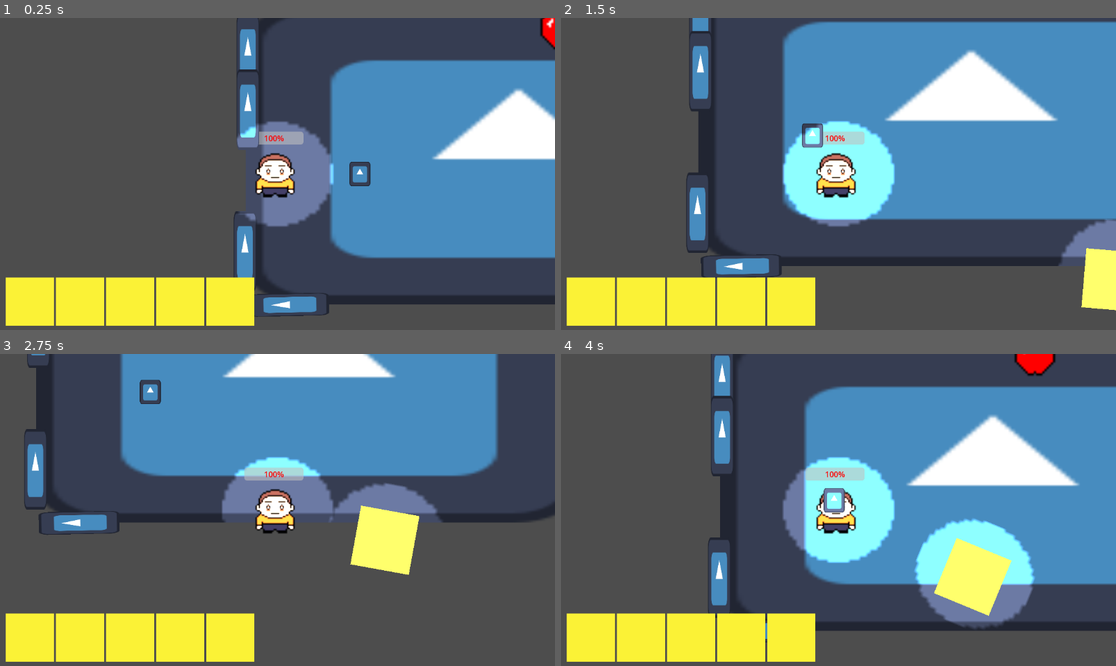
Above: before the commit, frames 1-4 (two rows, left to right).
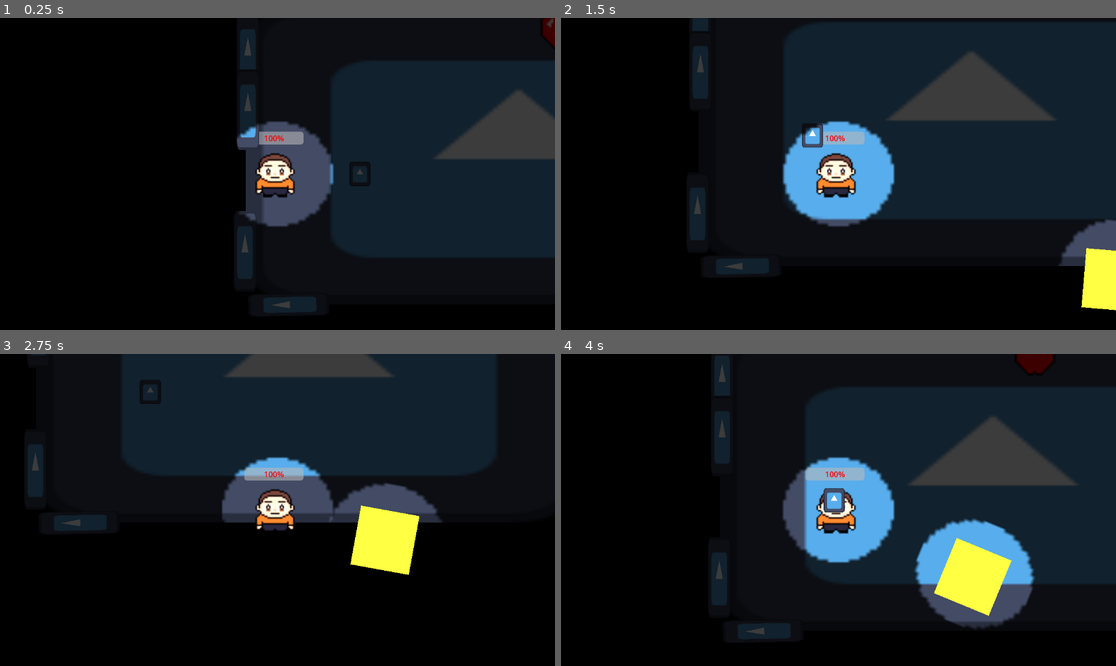
Above: after the commit, the same moments.

Repository: bryanmejiapalma/The-Matrix-Studio
Game: Godot game, scene res://game.tscn
Same seed, same stepped clock (60 frames per second), same inputs: the game is played once before the commit and once after it. This scene is started directly instead of the project's main scene. The engine's default icon, where the game draws it, is replaced by a stand-in: a white triangle on a blue panel in a dark square.
Inputs (mouse positions are in pixels of both pictures, inside the frame that each line leads up to):
- Up to frame 1 (0.25 s): no input
- Up to frame 2 (1.5 s): tap Enter at 0.5 s; move the mouse to (960, 158) at 0.52 s; hold D (ui_right) 0.53-1.28 s; tap E (interact) at 0.6 s; click (960, 158) at 0.67 s; move the mouse to (727, 189) at 1.27 s; hold S (ui_down) from 1.28 s (still down); tap Shift (boost) at 1.35 s; click (727, 189) at 1.42 s
- Up to frame 3 (2.75 s): tap E (interact) at 1.55, 2.1 s; move the mouse to (333, 441) at 2.02 s; release S (ui_down) at 2.03 s; hold D (ui_right) from 2.03 s (still down); click (333, 441) at 2.17 s
- Up to frame 4 (4 s): move the mouse to (810, 572) at 2.77 s; release D (ui_right) at 2.78 s; hold W (ui_up) 2.78-3.53 s; tap E (interact) at 2.85, 3.8 s; click (810, 572) at 2.92 s; move the mouse to (1005, 556) at 3.52 s; hold A (ui_left) from 3.53 s (still down); hold Shift (boost) from 3.53 s (still down); click (1005, 556) at 3.67 s

The runs differ from the first frame. In frame 1, 100% of the frame differs, in the area x 0-100%, y 0-100%; in frame 2, 100%; in frame 3, 100%; in frame 4, 100%.

Commit message:
fix invenory at home

Diff:
--- a/Player.tscn
+++ b/Player.tscn
@@ -9,6 +9,9 @@
 
 [sub_resource type="CircleShape2D" id="CircleShape2D_e80uo"]
 radius = 29.48255
+
+[sub_resource type="CircleShape2D" id="CircleShape2D_kne1u"]
+radius = 38.013157
 
 [node name="Player" type="CharacterBody2D"]
 position = Vector2(124, 89)
@@ -62,4 +65,11 @@
 patch_margin_right = 2
 patch_margin_bottom = 2
 
+[node name="CollisionShape2D2" type="CollisionShape2D" parent="."]
+unique_name_in_owner = true
+position = Vector2(-5, -7)
+shape = SubResource("CircleShape2D_kne1u")
+
+[node name="AnimatedSprite2D" type="AnimatedSprite2D" parent="."]
+
 [connection signal="timeout" from="Timer" to="." method="_on_timer_timeout"]
--- a/baseball_bat.gd
+++ b/baseball_bat.gd
@@ -2,6 +2,7 @@
 
 @onready var shape = $CollisionShape2D
 
+# Variables for state
 var is_held = false
 var player_in_range = null
 var can_swing = true
@@ -13,14 +14,14 @@
 	collision_mask = 1 # Initial: Look for Player
 
 func _process(_delta: float) -> void:
-	# Check for "E" press
+	# Check for Interact key
 	if Input.is_action_just_pressed("interact"):
 		if not is_held and player_in_range != null:
 			pick_up(player_in_range)
 		elif is_held:
 			drop_bat()
 
-	# Swing logic: Left click
+	# Swing logic
 	if is_held and can_swing:
 		if Input.is_mouse_button_pressed(MOUSE_BUTTON_LEFT):
 			swing()
@@ -39,33 +40,42 @@
 	is_held = true
 	player_in_range = null
 
-	# Move from Ground to Player
-	get_parent().remove_child(self)
+	# --- UNIQUE NAME SPRITE LOGIC ---
+	# We find the inventory and hand over the texture from the %Unique Sprite
+	var inv = player_node.get_node_or_null("Inventory")
+	if inv:
+		# IMPORTANT: Change '%Sprite2D' to the exact unique name you gave it
+		if has_node("%Sprite2D"):
+			var bat_tex = %Sprite2D.texture
+			inv.add_item(bat_tex)
+
+	# Move from World to Player's hand
+	if get_parent():
+		get_parent().remove_child(self)
 	player_node.add_child(self)
 
-	position = Vector2(15, 0) # Adjust for hand position
+	position = Vector2(15, 0) # Position in hand
 	rotation_degrees = 0
 	collision_mask = 2 # Look for Enemies
 
 func drop_bat() -> void:
 	is_held = false
 
-	# 1. Move from Player back to the Level
+	# --- CLEAR INVENTORY BOX ---
 	var player = get_parent()
+	if player and player.has_node("Inventory"):
+		player.get_node("Inventory").remove_item_by_name("baseball_bat")
+
+	# Move from Player back to the World
 	var level = get_tree().current_scene
-
 	player.remove_child(self)
 	level.add_child(self)
 
-	# 2. Place it at the player's feet
 	global_position = player.global_position + Vector2(0, 5)
-
-	# 3. Reset masks and visibility
 	collision_mask = 1 # Look for Player again
 	shape.disabled = false
 	modulate.a = 1.0
 	can_swing = true
-	print("Bat dropped!")
 
 func swing() -> void:
 	can_swing = false
@@ -78,13 +88,12 @@
 	await get_tree().create_timer(0.15).timeout
 	is_swinging = false
 
-	# Penalty starts
+	# Attack cooldown visual/physics
 	shape.set_deferred("disabled", true)
 	modulate.a = 0.3
 
 	await get_tree().create_timer(4.0).timeout
 
-	# Only reset if we are still holding it
 	if is_held:
 		shape.set_deferred("disabled", false)
 		modulate.a = 1.0
--- a/baseball_bat.tscn
+++ b/baseball_bat.tscn
@@ -6,12 +6,13 @@
 [sub_resource type="RectangleShape2D" id="RectangleShape2D_b3ktl"]
 size = Vector2(78.76596, 607.74774)
 
-[node name="baseball bat" type="Area2D" groups=["pickable"]]
-collision_layer = 4
-collision_mask = 4
+[node name="baseball bat" type="Area2D"]
+collision_layer = 6
+collision_mask = 6
 script = ExtResource("1_b3ktl")
 
-[node name="Sprite2D" type="Sprite2D" parent="." groups=["pickable"]]
+[node name="Sprite2D" type="Sprite2D" parent="."]
+unique_name_in_owner = true
 scale = Vector2(0.3381294, 0.39799342)
 texture = ExtResource("1_spgei")
 
--- a/enemy.tscn
+++ b/enemy.tscn
@@ -11,7 +11,6 @@
 [node name="enemy" type="CharacterBody2D"]
 position = Vector2(310, 276)
 collision_layer = 2
-collision_mask = 2
 script = ExtResource("1_4gyqm")
 
 [node name="Sprite2D" type="Sprite2D" parent="."]
--- a/game.tscn
+++ b/game.tscn
@@ -11,6 +11,7 @@
 [ext_resource type="PackedScene" uid="uid://b3cxq6uhoyp4x" path="res://main.tscn" id="9_vef74"]
 
 [node name="Game" type="Node2D"]
+position = Vector2(4, 0)
 script = ExtResource("1_eow3j")
 
 [node name="StaticBody2D" parent="." instance=ExtResource("2_e2o6t")]
@@ -47,14 +48,13 @@
 position = Vector2(1036, 425)
 
 [node name="CanvasModulate" type="CanvasModulate" parent="."]
-visible = false
-color = Color(0, 0, 0, 1)
+color = Color(0.2357319, 0.23573193, 0.2357319, 1)
 
 [node name="Backgrounde\'" type="Sprite2D" parent="."]
-visible = false
 modulate = Color(0, 0, 0, 1)
 z_index = -100
 scale = Vector2(2048, 2048)
 texture = ExtResource("8_j5wjh")
 
 [node name="main" parent="." instance=ExtResource("9_vef74")]
+position = Vector2(-9, 242)
--- a/inventory.gd
+++ b/inventory.gd
@@ -3,10 +3,59 @@
 var slots = []
 
 func _ready():
-	slots = $Slots.get_children()
+	# 1. Grab all the boxes inside your HBoxContainer
+	if has_node("Slots"):
+		slots = $Slots.get_children()
 
-func add_item(texture):
+	# 2. Make sure the BatImage starts invisible
+	if has_node("%BatImage"):
+		%"BatImage".visible = false
+
+	if has_node("DisplayBox"):
+		$DisplayBox.visible = false
+
+# This is the function the Bat script calls
+func add_item(item_texture: Texture2D):
+	if item_texture == null:
+		return
+
 	for slot in slots:
 		if slot.texture == null:
-			slot.texture = texture
+			# Put the bat image in the first empty horizontal slot
+			slot.texture = item_texture
+
+			# Ensure the icon fits the square box inside the HBox
+			slot.expand_mode = TextureRect.EXPAND_IGNORE_SIZE
+			slot.stretch_mode = TextureRect.STRETCH_KEEP_ASPECT_CENTERED
+
+			update_inventory_visibility()
 			return
+
+func update_inventory_visibility():
+	var has_bat = false
+
+	# Check if the "bat" is sitting in any of the horizontal slots
+	for slot in slots:
+		if slot.texture != null:
+			var path = slot.texture.resource_path.to_lower()
+			if "bat" in path or "baseball" in path:
+				has_bat = true
+				if has_node("DisplayBox"):
+					$DisplayBox.texture = slot.texture
+				break
+
+	# --- THE REVEAL ---
+	# This turns your Sprite (BatImage) on or off
+	if has_node("%BatImage"):
+		%"BatImage".visible = has_bat
+
+	if has_node("DisplayBox"):
+		$DisplayBox.visible = has_bat
+
+# Call this if you drop the bat to hide the image again
+func remove_item_by_name(item_name: String):
+	for slot in slots:
+		if slot.texture != null and item_name in slot.texture.resource_path.to_lower():
+			slot.texture = null
+			break
+	update_inventory_visibility()
--- a/main.tscn
+++ b/main.tscn
@@ -1,7 +1,8 @@
-[gd_scene load_steps=3 format=3 uid="uid://b3cxq6uhoyp4x"]
+[gd_scene load_steps=4 format=3 uid="uid://b3cxq6uhoyp4x"]
 
 [ext_resource type="Script" uid="uid://c15mouaw22jo2" path="res://inventory.gd" id="1_0xm2m"]
 [ext_resource type="Texture2D" uid="uid://yluuq3nrjxvf" path="res://Sprite-0001.png" id="2_h2yge"]
+[ext_resource type="Texture2D" uid="uid://b3spfxuwdmfti" path="res://icon.svg" id="3_h2yge"]
 
 [node name="main" type="Node2D"]
 
@@ -14,34 +15,45 @@
 offset_bottom = 40.0
 script = ExtResource("1_0xm2m")
 
-[node name="Slots" type="HBoxContainer" parent="CanvasLayer/Inventory"]
+[node name="HBoxContainer" type="HBoxContainer" parent="CanvasLayer/Inventory"]
+unique_name_in_owner = true
 layout_mode = 0
-offset_left = 12.0
-offset_top = 539.0
-offset_right = 528.0
-offset_bottom = 639.0
+offset_left = 5.0
+offset_top = 1192.0
+offset_right = 521.0
+offset_bottom = 1292.0
 
-[node name="Slot1" type="TextureRect" parent="CanvasLayer/Inventory/Slots"]
+[node name="DisplayBox" type="TextureRect" parent="CanvasLayer/Inventory/HBoxContainer"]
+unique_name_in_owner = true
 custom_minimum_size = Vector2(64, 64)
 layout_mode = 2
 texture = ExtResource("2_h2yge")
 
-[node name="Slot2" type="TextureRect" parent="CanvasLayer/Inventory/Slots"]
+[node name="BatImage" type="Sprite2D" parent="CanvasLayer/Inventory/HBoxContainer/DisplayBox"]
+unique_name_in_owner = true
+position = Vector2(51, 51)
+scale = Vector2(0.640625, 0.6171875)
+texture = ExtResource("3_h2yge")
+
+[node name="Slot2" type="TextureRect" parent="CanvasLayer/Inventory/HBoxContainer"]
 custom_minimum_size = Vector2(64, 64)
 layout_mode = 2
 texture = ExtResource("2_h2yge")
 
-[node name="Slot3" type="TextureRect" parent="CanvasLayer/Inventory/Slots"]
+[node name="Slot3" type="TextureRect" parent="CanvasLayer/Inventory/HBoxContainer"]
 custom_minimum_size = Vector2(64, 64)
 layout_mode = 2
 texture = ExtResource("2_h2yge")
 
-[node name="Slot4" type="TextureRect" parent="CanvasLayer/Inventory/Slots"]
+[node name="Slot4" type="TextureRect" parent="CanvasLayer/Inventory/HBoxContainer"]
 custom_minimum_size = Vector2(64, 64)
 layout_mode = 2
 texture = ExtResource("2_h2yge")
 
-[node name="Slot5" type="TextureRect" parent="CanvasLayer/Inventory/Slots"]
+[node name="Slot5" type="TextureRect" parent="CanvasLayer/Inventory/HBoxContainer"]
 custom_minimum_size = Vector2(64, 64)
 layout_mode = 2
 texture = ExtResource("2_h2yge")
+
+[node name="PickupSound" type="AudioStreamPlayer2D" parent="."]
+position = Vector2(324, 539)
Not shown: 1 places in Player.tscn that only renumber resources
